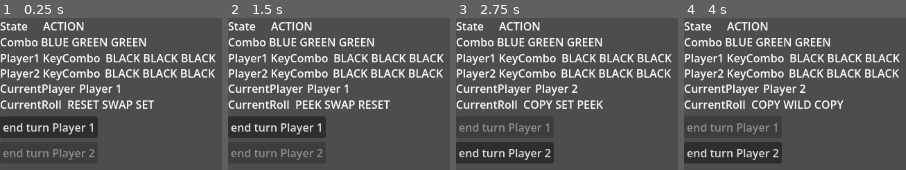
Above: before the commit, frames 1-4 (left to right).
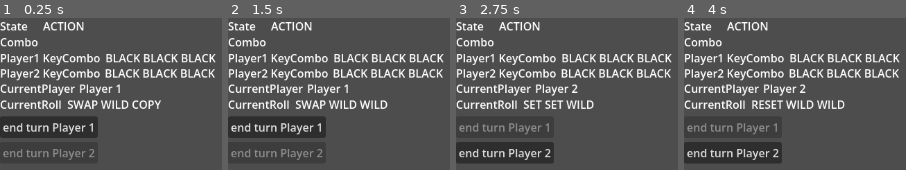
Above: after the commit, the same moments.

Repository: KevinStirling/black_ice
Game: Godot game, scene res://test.tscn
The game is run twice, just before and just after one commit, with the same random seed, the same clock (stepped at 60 frames per second) and the same inputs. The project has no main scene, so this scene is started directly.
Inputs:
- Up to frame 1 (0.25 s): no input
- Up to frame 2 (1.5 s): click "end turn Player 1" at 0.5 s; click "end turn Player 2" at 1.25 s
- Up to frame 3 (2.75 s): click "end turn Player 1" at 2 s
- Up to frame 4 (4 s): click "end turn Player 2" at 2.75 s; click "end turn Player 1" at 3.5 s

The runs differ from the first frame. In frame 1, 3.3% of the frame differs, in the area x 18-73%, y 13-60%; in frame 2, 3.4%; in frame 3, 3.1%; in frame 4, 3.4%.

Commit message:
chore: refactor dice, added TurnContext

Diff:
--- a/scripts/debug_view.gd
+++ b/scripts/debug_view.gd
@@ -17,7 +17,7 @@
 	game_manager.phase_changed.connect(_on_phase_changed)
 	game_manager.turn_changed.connect(_on_turn_changed)
 	game_manager.combo_changed.connect(_on_combo_changed)
-	dice.rolled.connect(_on_rolled)
+	game_manager.roll_changed.connect(_on_rolled)
 	for i in game_manager.players.size():
 		game_manager.players[i].key_combo_changed.connect(
 			_on_player_combo_changed.bind(i),
@@ -29,7 +29,7 @@
 	_on_phase_changed(game_manager.phase)
 	_on_turn_changed(game_manager.players[game_manager.current_turn])
 	_on_combo_changed(game_manager.combo)
-	_on_rolled(dice.current_roll)
+	_on_rolled(game_manager.current_roll)
 	for i in game_manager.players.size():
 		_on_player_combo_changed(game_manager.players[i].key_combo, i)
 
--- a/scripts/dice.gd
+++ b/scripts/dice.gd
@@ -1,7 +1,5 @@
 class_name Dice
 extends Node
-
-signal rolled(faces: Array[int])
 
 enum Faces {
 	PEEK,
@@ -13,7 +11,6 @@
 }
 
 var quantity: int = 3
-var current_roll: Array[int] = []
 
 
 static func format_faces(faces: Array[int]) -> String:
@@ -27,10 +24,9 @@
 	return " ".join(parts)
 
 
-func roll() -> void:
+func roll() -> Array[int]:
 	var result: Array[int] = []
 	for i in quantity:
-		result.append(randi_range(0, Faces.size() - 1))
+		result.append(Faces.values().pick_random())
 
-	current_roll = result
-	rolled.emit(current_roll)
+	return result
--- /dev/null
+++ b/scripts/die_face.gd
@@ -0,0 +1,10 @@
+class_name DieFace
+extends Resource
+
+@export var face: Dice.Faces
+@export var display_name: String
+@export var needs_target: bool
+
+
+func apply(ctx: TurnContext):
+	pass
--- a/scripts/game_manager.gd
+++ b/scripts/game_manager.gd
@@ -4,6 +4,7 @@
 signal phase_changed(phase: Phase)
 signal turn_changed(player: Player)
 signal combo_changed(combo: Array[int])
+signal roll_changed(roll: Array[int])
 
 enum Phase {
 	PREGAME,
@@ -39,7 +40,14 @@
 			return
 		current_turn = value
 		turn_changed.emit(players[value])
-var combo: Array[int] = []
+var combo: Array[int] = []:
+	set(value):
+		combo = value
+		combo_changed.emit(value)
+var current_roll: Array[int] = []:
+	set(value):
+		current_roll = value
+		roll_changed.emit(value)
 var _running: bool = false
 
 
@@ -78,14 +86,18 @@
 	for i in combo_size:
 		# choose random values from ComboColor range excluding 0 (black means empty)
 		combo.append(randi_range(1, ComboColor.size() - 1))
-	combo_changed.emit(combo)
+
+
+func roll() -> void:
+	current_roll.clear()
+	current_roll = %Dice.roll()
 
 
 func _run_turn() -> void:
 	var p := players[current_turn]
 	p.is_active = true
 	phase = Phase.ROLL
-	p.roll()
+	roll()
 	phase = Phase.ACTION
 	await p.turn_finished
 	if not _running:
--- a/scripts/player.gd
+++ b/scripts/player.gd
@@ -4,6 +4,8 @@
 signal key_combo_changed(combo: Array[int])
 signal active_changed(is_active: bool)
 signal turn_finished
+## peek_activated emitted when peek turn is used, consumed by GameManager to show player color at index
+signal peek_activated(index: int)
 
 @export var display_name: String = "Player 1"
 @export var is_cpu: bool = false
@@ -30,10 +32,6 @@
 	key_combo_changed.emit(key_combo)
 
 
-func roll() -> void:
-	%Dice.roll()
-
-
 func turn_end() -> void:
 	turn_finished.emit()
 	is_active = false
--- /dev/null
+++ b/scripts/turn_context.gd
@@ -0,0 +1,13 @@
+class_name TurnContext
+extends Resource
+
+var acting_player: Player
+var opponent_player: Player
+var roll: Array[int]
+var _manager: GameManager
+
+
+func _init(manager: GameManager, acting: Player, opponent: Player) -> void:
+	_manager = manager
+	acting_player = acting
+	opponent = opponent
Not shown, added: scripts/die_face.gd.uid
Not shown, added: scripts/turn_context.gd.uid
